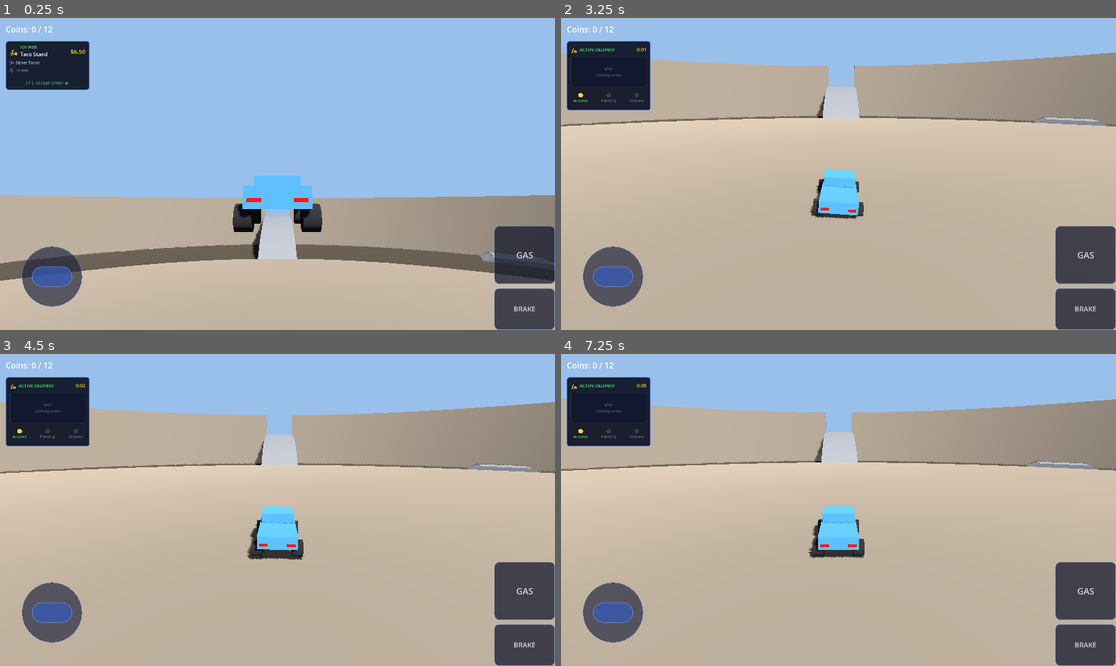
Above: before the commit, frames 1-4 (two rows, left to right).
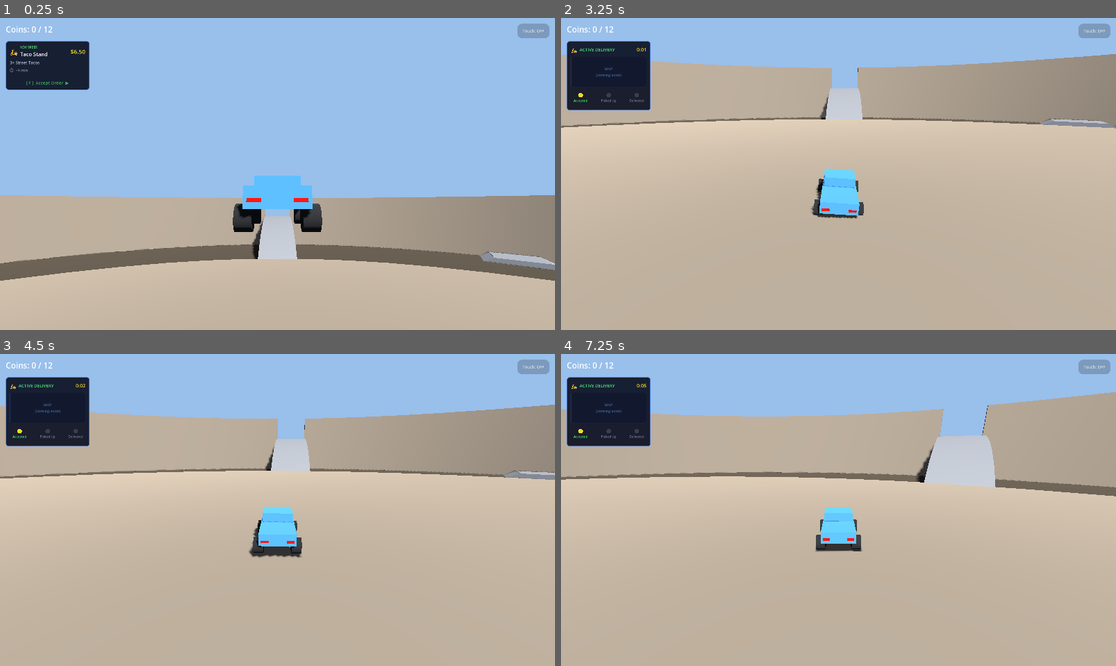
Above: after the commit, the same moments.

Repository: coha1/Cargo
Game: Godot game, scene res://scenes/World.tscn
The game is run twice, just before and just after one commit, with the same random seed, the same clock (stepped at 60 frames per second) and the same inputs.
Inputs (mouse positions are in pixels of both pictures, inside the frame that each line leads up to):
- Up to frame 1 (0.25 s): no input
- Up to frame 2 (3.25 s): click (1093, 30) at 0.5 s, where only the run after the commit has a clickable "Touch: OFF"; click (1093, 30) at 1.25 s, where only the run after the commit has a clickable "Touch: ON"; move the mouse to (960, 158) at 2.02 s; hold D (steer_right) 2.03-2.75 s; hold F (accept_order) 2.03-2.75 s; click (960, 158) at 2.17 s; drag from (727, 189) to (810, 236) at 2.77 s
- Up to frame 3 (4.5 s): move the mouse to (333, 441) at 3.52 s; hold D (steer_right) 3.53-4.25 s; hold F (accept_order) 3.53-4.25 s; click (333, 441) at 3.67 s; drag from (249, 572) to (111, 463) at 4.27 s
- Up to frame 4 (7.25 s): move the mouse to (1005, 556) at 5.02 s; hold A (steer_left) 5.03-5.75 s; hold F (accept_order) 5.03-5.75 s; click (1005, 556) at 5.17 s; drag from (672, 463) to (755, 432) at 5.77 s; move the mouse to (866, 510) at 6.52 s; hold Space (ebrake) from 6.53 s (still down); hold F (accept_order) from 6.53 s (still down); click (866, 510) at 6.67 s

The runs differ from the first frame. In frame 1, 5.4% of the frame differs, in the area x 3-100%, y 1-100%; in frame 2, 7.2%; in frame 3, 9.8%; in frame 4, 18%, in the area x 0-100%, y 1-100%.

Commit message:
Touch controls visual update, manual toggle button

Diff:
--- a/scenes/TouchControls.tscn
+++ b/scenes/TouchControls.tscn
@@ -4,7 +4,29 @@
 [ext_resource type="Script" uid="uid://bgnupgreka02u" path="res://scripts/virtual_joystick.gd" id="2"]
 [ext_resource type="Script" uid="uid://dej7qpus5lsne" path="res://scripts/touch_button.gd" id="3"]
 
-[node name="TouchControls" type="Control" unique_id=1208758316]
+[sub_resource type="StyleBoxFlat" id="StyleBoxFlat_6a5mk"]
+bg_color = Color(0, 0, 0, 0.19607843)
+corner_radius_top_left = 150
+corner_radius_top_right = 150
+corner_radius_bottom_right = 150
+corner_radius_bottom_left = 150
+corner_detail = 2
+
+[sub_resource type="StyleBoxFlat" id="StyleBoxFlat_j0w1r"]
+bg_color = Color(0, 0, 0, 0.19607843)
+corner_radius_top_left = 50
+corner_radius_top_right = 50
+corner_radius_bottom_right = 50
+corner_radius_bottom_left = 50
+
+[sub_resource type="StyleBoxFlat" id="StyleBoxFlat_6vse8"]
+bg_color = Color(0, 0, 0, 0.19607843)
+corner_radius_top_left = 16
+corner_radius_top_right = 16
+corner_radius_bottom_right = 16
+corner_radius_bottom_left = 16
+
+[node name="TouchUI" type="Control" unique_id=1208758316]
 layout_mode = 3
 anchors_preset = 15
 anchor_right = 1.0
@@ -14,103 +36,180 @@
 mouse_filter = 2
 script = ExtResource("1")
 
-[node name="LeftStickZone" type="Control" parent="." unique_id=108592947]
-layout_mode = 1
-anchors_preset = 2
+[node name="VirtualGamepad" type="Control" parent="." unique_id=634803871]
+layout_mode = 1
+anchors_preset = 15
+anchor_right = 1.0
+anchor_bottom = 1.0
+grow_horizontal = 2
+grow_vertical = 2
+mouse_filter = 2
+
+[node name="Joystick" type="Panel" parent="VirtualGamepad" unique_id=1528178141]
+custom_minimum_size = Vector2(300, 300)
+layout_mode = 1
+anchors_preset = -1
 anchor_top = 1.0
 anchor_bottom = 1.0
 offset_left = 20.0
-offset_top = -340.0
-offset_right = 340.0
-offset_bottom = -30.0
-grow_vertical = 0
-mouse_filter = 2
-
-[node name="CenterContainer" type="CenterContainer" parent="LeftStickZone" unique_id=436185739]
-layout_mode = 1
-anchors_preset = 15
-anchor_right = 1.0
-anchor_bottom = 1.0
-grow_horizontal = 2
-grow_vertical = 2
-mouse_filter = 2
-
-[node name="Joystick" type="Panel" parent="LeftStickZone/CenterContainer" unique_id=1528178141]
-custom_minimum_size = Vector2(210, 210)
-layout_mode = 2
-mouse_filter = 2
+offset_bottom = -20.0
+grow_vertical = 0
+mouse_filter = 2
+theme_override_styles/panel = SubResource("StyleBoxFlat_6a5mk")
 script = ExtResource("2")
-
-[node name="Knob" type="Panel" parent="LeftStickZone/CenterContainer/Joystick" unique_id=1997708119]
+max_radius = 150.0
+
+[node name="Knob" type="Panel" parent="VirtualGamepad/Joystick" unique_id=1997708119]
 custom_minimum_size = Vector2(70, 70)
-layout_mode = 0
-offset_top = 70.0
-offset_right = 140.0
-offset_bottom = 140.0
-mouse_filter = 2
-
-[node name="RightZone" type="Control" parent="." unique_id=1615031491]
-layout_mode = 1
-anchors_preset = 3
-anchor_left = 1.0
-anchor_top = 1.0
-anchor_right = 1.0
-anchor_bottom = 1.0
-offset_left = -210.0
-offset_top = -360.0
-grow_horizontal = 0
-grow_vertical = 0
-mouse_filter = 2
-
-[node name="ButtonStack" type="VBoxContainer" parent="RightZone" unique_id=315897143]
-layout_mode = 1
-anchors_preset = 15
-anchor_right = 1.0
-anchor_bottom = 1.0
-grow_horizontal = 2
-grow_vertical = 2
-mouse_filter = 2
-theme_override_constants/separation = 14
-
-[node name="GasButton" type="Panel" parent="RightZone/ButtonStack" unique_id=2033686781]
-layout_mode = 2
+layout_mode = 1
+anchors_preset = 8
+anchor_left = 0.5
+anchor_top = 0.5
+anchor_right = 0.5
+anchor_bottom = 0.5
+offset_left = -50.0
+offset_top = -50.0
+offset_right = 50.0
+offset_bottom = 50.0
+grow_horizontal = 2
+grow_vertical = 2
+mouse_filter = 2
+theme_override_styles/panel = SubResource("StyleBoxFlat_j0w1r")
+
+[node name="GasButton" type="Panel" parent="VirtualGamepad" unique_id=2033686781]
+layout_mode = 1
+anchors_preset = -1
+anchor_left = 1.0
+anchor_top = 1.0
+anchor_right = 1.0
+anchor_bottom = 1.0
+offset_left = -120.0
+offset_top = -220.0
+offset_right = -20.0
+offset_bottom = -20.0
+grow_horizontal = 2
+grow_vertical = 0
 size_flags_horizontal = 3
 size_flags_vertical = 3
 size_flags_stretch_ratio = 1.4
 mouse_filter = 2
+theme_override_styles/panel = SubResource("StyleBoxFlat_6vse8")
 script = ExtResource("3")
 action_name = "accelerate"
 
-[node name="GasLabel" type="Label" parent="RightZone/ButtonStack/GasButton" unique_id=25120811]
-layout_mode = 1
-anchors_preset = 15
-anchor_right = 1.0
-anchor_bottom = 1.0
-grow_horizontal = 2
-grow_vertical = 2
+[node name="GasLabel" type="Label" parent="VirtualGamepad/GasButton" unique_id=25120811]
+layout_mode = 1
+anchors_preset = 7
+anchor_left = 0.5
+anchor_top = 1.0
+anchor_right = 0.5
+anchor_bottom = 1.0
+offset_left = -29.0
+offset_top = -42.0
+offset_right = 29.0
+grow_horizontal = 2
+grow_vertical = 0
 theme_override_colors/font_color = Color(0.9, 0.95, 1, 0.85)
-theme_override_font_sizes/font_size = 30
-text = "GAS"
+theme_override_font_sizes/font_size = 20
+text = "Gas"
 horizontal_alignment = 1
 vertical_alignment = 1
 
-[node name="BrakeButton" type="Panel" parent="RightZone/ButtonStack" unique_id=1767829349]
-layout_mode = 2
+[node name="BrakeButton" type="Panel" parent="VirtualGamepad" unique_id=1767829349]
+layout_mode = 1
+anchors_preset = -1
+anchor_left = 1.0
+anchor_top = 1.0
+anchor_right = 1.0
+anchor_bottom = 1.0
+offset_left = -240.0
+offset_top = -120.0
+offset_right = -140.0
+offset_bottom = -20.0
+grow_horizontal = 0
+grow_vertical = 0
 size_flags_horizontal = 3
 size_flags_vertical = 3
 mouse_filter = 2
+theme_override_styles/panel = SubResource("StyleBoxFlat_6vse8")
 script = ExtResource("3")
 action_name = "brake"
 
-[node name="BrakeLabel" type="Label" parent="RightZone/ButtonStack/BrakeButton" unique_id=980339960]
-layout_mode = 1
-anchors_preset = 15
-anchor_right = 1.0
-anchor_bottom = 1.0
-grow_horizontal = 2
-grow_vertical = 2
+[node name="BrakeLabel" type="Label" parent="VirtualGamepad/BrakeButton" unique_id=980339960]
+layout_mode = 1
+anchors_preset = 7
+anchor_left = 0.5
+anchor_top = 1.0
+anchor_right = 0.5
+anchor_bottom = 1.0
+offset_left = -38.0
+offset_top = -34.0
+offset_right = 38.0
+grow_horizontal = 2
+grow_vertical = 0
 theme_override_colors/font_color = Color(0.9, 0.95, 1, 0.85)
-theme_override_font_sizes/font_size = 24
-text = "BRAKE"
+theme_override_font_sizes/font_size = 20
+text = "Brake"
 horizontal_alignment = 1
 vertical_alignment = 1
+
+[node name="EbrakeButton" type="Panel" parent="VirtualGamepad" unique_id=1614625929]
+layout_mode = 1
+anchors_preset = -1
+anchor_left = 1.0
+anchor_top = 1.0
+anchor_right = 1.0
+anchor_bottom = 1.0
+offset_left = -240.0
+offset_top = -220.0
+offset_right = -140.0
+offset_bottom = -140.0
+grow_horizontal = 0
+grow_vertical = 0
+size_flags_horizontal = 3
+size_flags_vertical = 3
+mouse_filter = 2
+theme_override_styles/panel = SubResource("StyleBoxFlat_6vse8")
+script = ExtResource("3")
+action_name = "ebrake"
+
+[node name="EbrakeLabel" type="Label" parent="VirtualGamepad/EbrakeButton" unique_id=1215027443]
+layout_mode = 1
+anchors_preset = 7
+anchor_left = 0.5
+anchor_top = 1.0
+anchor_right = 0.5
+anchor_bottom = 1.0
+offset_left = -38.0
+offset_top = -34.0
+offset_right = 38.0
+grow_horizontal = 2
+grow_vertical = 0
+theme_override_colors/font_color = Color(0.9, 0.95, 1, 0.85)
+theme_override_font_sizes/font_size = 20
+text = "E-Brake"
+horizontal_alignment = 1
+vertical_alignment = 1
+
+[node name="ToggleLayer" type="Control" parent="." unique_id=795849212]
+layout_mode = 1
+anchors_preset = 15
+anchor_right = 1.0
+anchor_bottom = 1.0
+grow_horizontal = 2
+grow_vertical = 2
+mouse_filter = 2
+
+[node name="ToggleButton" type="Button" parent="ToggleLayer" unique_id=1367481066]
+layout_mode = 1
+anchors_preset = -1
+anchor_left = 1.0
+anchor_right = 1.0
+offset_left = -130.46997
+offset_top = 20.0
+offset_right = -20.0
+offset_bottom = 70.0
+grow_horizontal = 0
+theme_override_font_sizes/font_size = 14
+theme_override_styles/normal = SubResource("StyleBoxFlat_6vse8")
+text = "Touch: OFF"
--- a/scripts/touch_button.gd
+++ b/scripts/touch_button.gd
@@ -9,10 +9,6 @@
 var _touch_index: int = -1
 
 
-func _ready() -> void:
-	_set_pressed(false)
-
-
 func _input(event: InputEvent) -> void:
 	if event is InputEventScreenTouch:
 		if event.pressed and _touch_index == -1:
@@ -20,18 +16,15 @@
 			if Rect2(Vector2.ZERO, size).has_point(local):
 				_touch_index = event.index
 				_fire(true)
-				_set_pressed(true)
 		elif not event.pressed and event.index == _touch_index:
 			_touch_index = -1
 			_fire(false)
-			_set_pressed(false)
 
 	elif event is InputEventScreenDrag and event.index == _touch_index:
 		var local: Vector2 = event.position - global_position
 		if not Rect2(Vector2.ZERO, size).has_point(local):
 			_touch_index = -1
 			_fire(false)
-			_set_pressed(false)
 
 
 func _fire(pressed: bool) -> void:
@@ -41,16 +34,3 @@
 		Input.action_press(action_name, 1.0)
 	else:
 		Input.action_release(action_name)
-
-
-func _set_pressed(pressed: bool) -> void:
-	var style := StyleBoxFlat.new()
-	style.set_corner_radius_all(16)
-	style.set_border_width_all(2)
-	if pressed:
-		style.bg_color = Color(0.28, 0.55, 0.95, 0.90)
-		style.border_color = Color(0.55, 0.80, 1.00, 0.95)
-	else:
-		style.bg_color = Color(0.06, 0.08, 0.16, 0.72)
-		style.border_color = Color(0.30, 0.50, 0.85, 0.55)
-	add_theme_stylebox_override("panel", style)
--- a/scripts/touch_controls.gd
+++ b/scripts/touch_controls.gd
@@ -2,16 +2,34 @@
 extends Control
 
 
-## Force the overlay visible regardless of device — useful for layout testing in the editor.
-@export var force_visible: bool = false
+## Force touch mode on at startup — useful for layout testing in the editor.
+@export var force_touch_on: bool = false
+
+
+@onready var _controls_layer: Control = $VirtualGamepad
+@onready var _toggle_button: Button = $ToggleLayer/ToggleButton
+
+var _touch_active: bool = false
 
 
 func _ready() -> void:
-	if not force_visible and not DisplayServer.is_touchscreen_available():
-		visible = false
-		return
-	_strip_mouse_bindings()
-	print(get_path(), ": touch controls active")
+	_toggle_button.pressed.connect(_on_toggle_pressed)
+	_set_touch_active(force_touch_on)
+
+
+func _on_toggle_pressed() -> void:
+	_set_touch_active(not _touch_active)
+
+
+func _set_touch_active(active: bool) -> void:
+	_touch_active = active
+	_controls_layer.visible = active
+	_toggle_button.text = "Touch: ON" if active else "Touch: OFF"
+	_toggle_button.release_focus()
+	if active:
+		_strip_mouse_bindings()
+	else:
+		InputMap.load_from_project_settings()
 
 
 ## Removes all InputEventMouseButton bindings from every action so that
--- a/scripts/virtual_joystick.gd
+++ b/scripts/virtual_joystick.gd
@@ -20,8 +20,6 @@
 
 
 func _ready() -> void:
-	_apply_base_style()
-	_apply_knob_style(false)
 	# Wait for the layout pass to resolve our size before centering the knob.
 	await get_tree().process_frame
 	_center = size * 0.5
@@ -54,7 +52,6 @@
 func _update(local_pos: Vector2) -> void:
 	var offset: Vector2 = (local_pos - _center).limit_length(max_radius)
 	_knob.position = _center + offset - _knob.size * 0.5
-	_apply_knob_style(true)
 
 	var x_norm: float = offset.x / max_radius
 	if x_norm > 0.001:
@@ -73,7 +70,6 @@
 	_send(steer_left_action, 0.0)
 	_send(steer_right_action, 0.0)
 	_reset_knob()
-	_apply_knob_style(false)
 
 
 func _reset_knob() -> void:
@@ -85,25 +81,3 @@
 		Input.action_press(action, strength)
 	else:
 		Input.action_release(action)
-
-
-func _apply_base_style() -> void:
-	var style := StyleBoxFlat.new()
-	style.bg_color = Color(0.10, 0.12, 0.22, 0.65)
-	style.border_color = Color(0.30, 0.50, 0.85, 0.50)
-	style.set_border_width_all(2)
-	style.set_corner_radius_all(999)
-	add_theme_stylebox_override("panel", style)
-
-
-func _apply_knob_style(active: bool) -> void:
-	var style := StyleBoxFlat.new()
-	style.set_corner_radius_all(999)
-	style.set_border_width_all(2)
-	if active:
-		style.bg_color = Color(0.35, 0.62, 1.00, 0.90)
-		style.border_color = Color(0.60, 0.82, 1.00, 0.95)
-	else:
-		style.bg_color = Color(0.22, 0.35, 0.72, 0.75)
-		style.border_color = Color(0.45, 0.65, 0.95, 0.70)
-	_knob.add_theme_stylebox_override("panel", style)
